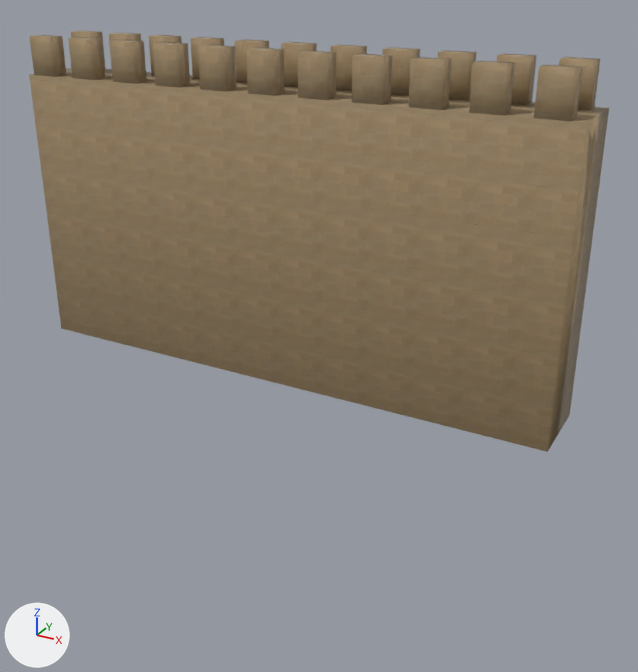
What one commit did to the glTF model game/voxario/Eryndor/Assets/Models/valoria/city/city_wall.glb.
One viewpoint serves both versions: a camera (50 mm lens) standing at (18.2, -30.4, 14.0) and looking at (1.3, 0.4, -1.4). The lights are fixed; the arrows at lower left show +X, +Y and +Z. The first picture is the older version. Vertices at exactly the same position are counted once.

In view in the first picture: 'city_wall'.
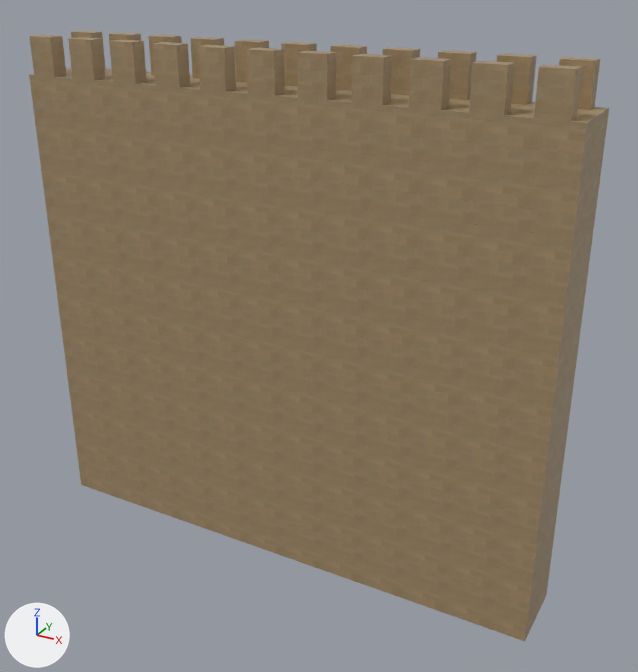
What differs and where, as boxes (x1, y1, x2, y2) in the pictures (638 x 672 px; the box of a moved part takes in the faces that stretch with it):
'city_wall', reshaped, shading changed (45% taller): before (29, 31, 609, 452); after (29, 31, 609, 641)
part 1 of me_city_wall, moved or reshaped: before (29, 75, 609, 452); after (29, 75, 609, 641)
part 2 of me_city_wall, shading changed: before (29, 31, 609, 452); after (29, 31, 609, 641)

The edits, one by one:
me_city_wall is used by ob_city_wall; location (0.0, 0.0, 0.0).
Before the commit, vertices of me_city_wall: 0 (12.0, 1.6, -3.0) at pixel (569, 415), 3 (12.0, -1.6, -3.0) at pixel (547, 451), 4 (-12.0, -1.6, -3.0) at pixel (61, 328), 7 (-12.0, 1.6, -3.0).
me_city_wall had 184 vertices, 276 faces and spanned x -12.0..12.0, y -1.6..1.6, z -3.0..10.6.
me_city_wall now has 184 vertices, 276 faces and spans x -12.0..12.0, y -1.6..1.6, z -12.0..10.6.
Part 1, on me_city_wall:
Vertices 0, 3, 4, 7 of me_city_wall move by (0.0, 0.0, -9.0).
me_city_wall part 2: all faces are now shaded flat (276 of 276 changed).
